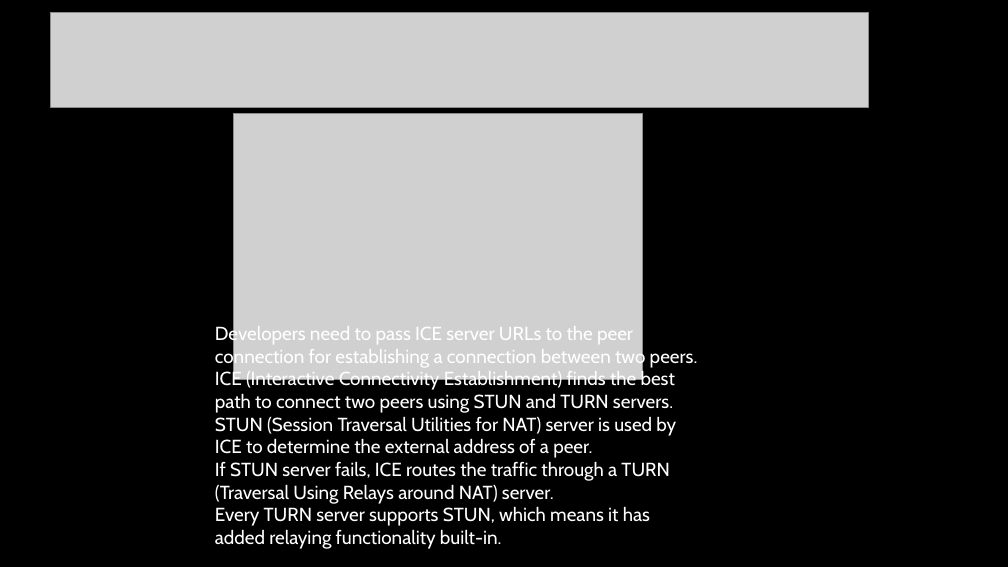
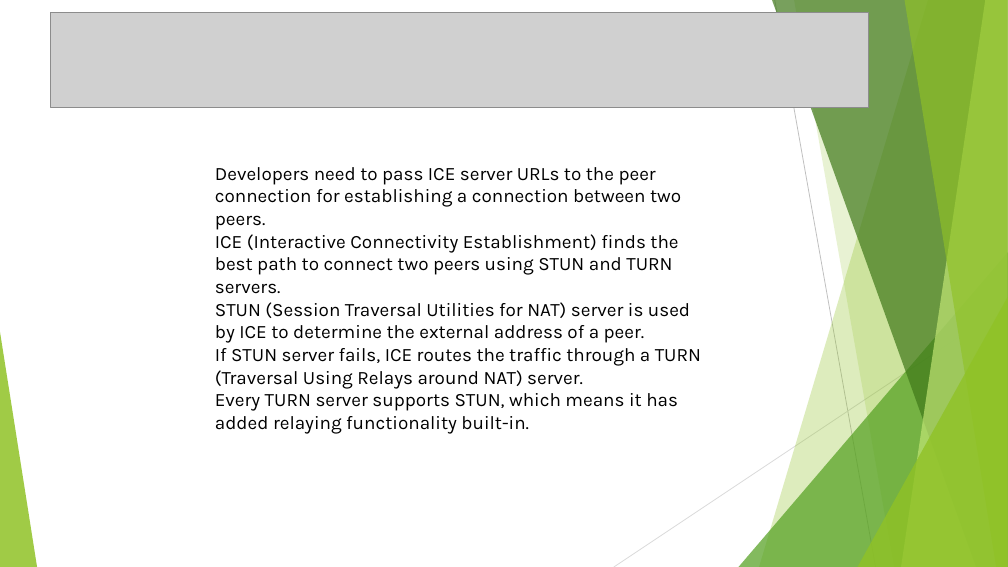
Before and after one commit to musarratChowdhury/ASPNETWEBRTC_PROJECT, a slide deck: slide 13 of Presentation/About WebRTC.pptx. Drawn at 1008x567 pixels with LibreOffice and Linux fonts; fonts in the diff are those of the drawing; grey boxes stand for pictures; background and template pictures are left out. Boxes give left, top, right and bottom in pixels: in the first picture for what was removed or moved away, otherwise in the second. Text is boxed around its words. In the diff, an @@ line names an element or a change of style, - is before the commit and + after.

```diff
--- a/Presentation/About WebRTC.pptx
+++ b/Presentation/About WebRTC.pptx
@@ background picture (left out) to #FFFFFF @@
@@ picture removed at bbox=[233, 113, 643, 380] @@
@@ text "Developers need to pass ICE ...": place and size @@
-text "Developers need to pass ICE ..." at bbox=[215, 324, 698, 549]
+text "Developers need to pass ICE ..." at bbox=[215, 167, 701, 434]
@@ text "Developers need to pass ICE ..." at bbox=[215, 167, 701, 434]: font Cabin to Karla, text colour #FFFFFF to #000000 @@
@@ group added at bbox=[0, 0, 1008, 567]: 5 freeform shapes, 3 triangles, 2 lines @@
```
Also in this commit, not shown: 16 other slides changed, 3 slides added, 1 slide removed.
